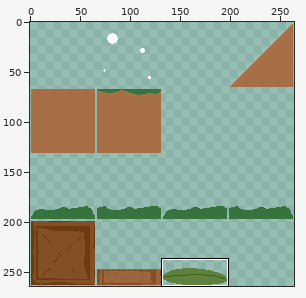
Sprite sheet, stored at img/tiles.png. Above, an overview of the earlier version with the close-up marked.
Close-up. First the earlier version:
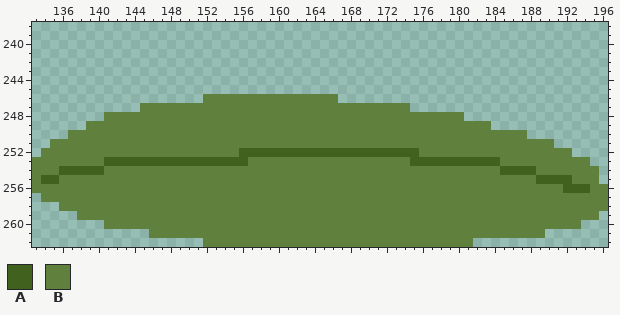
The file is 264x264 pixels. Shown: x 133..196, y 238..262.
Palette (. is transparent): A #41611f  B #60803d
Pixels before, first column x 133:
246 ...................BBBBBBBBBBBBBBB..............................
247 ............BBBBBBBBBBBBBBBBBBBBBBBBBBBBBB......................
248 ........BBBBBBBBBBBBBBBBBBBBBBBBBBBBBBBBBBBBBBBB................
249 ......BBBBBBBBBBBBBBBBBBBBBBBBBBBBBBBBBBBBBBBBBBBBB.............
250 ....BBBBBBBBBBBBBBBBBBBBBBBBBBBBBBBBBBBBBBBBBBBBBBBBBBB.........
251 ..BBBBBBBBBBBBBBBBBBBBBBBBBBBBBBBBBBBBBBBBBBBBBBBBBBBBBBBB......
252 .BBBBBBBBBBBBBBBBBBBBBBAAAAAAAAAAAAAAAAAAAABBBBBBBBBBBBBBBBB....
253 BBBBBBBBAAAAAAAAAAAAAAAABBBBBBBBBBBBBBBBBBAAAAAAAAAABBBBBBBBBB..
254 BBBAAAAABBBBBBBBBBBBBBBBBBBBBBBBBBBBBBBBBBBBBBBBBBBBAAAABBBBBBB.
255 BAABBBBBBBBBBBBBBBBBBBBBBBBBBBBBBBBBBBBBBBBBBBBBBBBBBBBBAAAABBB.
256 BBBBBBBBBBBBBBBBBBBBBBBBBBBBBBBBBBBBBBBBBBBBBBBBBBBBBBBBBBBAAABB
257 .BBBBBBBBBBBBBBBBBBBBBBBBBBBBBBBBBBBBBBBBBBBBBBBBBBBBBBBBBBBBBBB
258 ...BBBBBBBBBBBBBBBBBBBBBBBBBBBBBBBBBBBBBBBBBBBBBBBBBBBBBBBBBBBBB
259 .....BBBBBBBBBBBBBBBBBBBBBBBBBBBBBBBBBBBBBBBBBBBBBBBBBBBBBBBBBB.
260 ........BBBBBBBBBBBBBBBBBBBBBBBBBBBBBBBBBBBBBBBBBBBBBBBBBBBBB...
261 .............BBBBBBBBBBBBBBBBBBBBBBBBBBBBBBBBBBBBBBBBBBBB.......
262 ...................BBBBBBBBBBBBBBBBBBBBBBBBBBBBBB...............
New version:
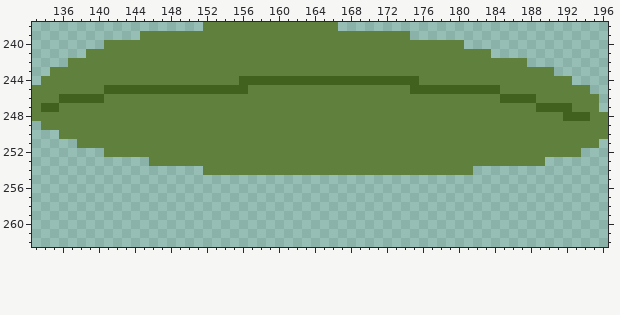
The edit:
Changed rows in their new state; - is an unchanged pixel.
first column x 133:
238 -------------------BBBBBBBBBBBBBBB------------------------------
239 ------------BBBBBBBBBBBBBBBBBBBBBBBBBBBBBB----------------------
240 --------BBBBBBBBBBBBBBBBBBBBBBBBBBBBBBBBBBBBBBBB----------------
241 ------BBBBBBBBBBBBBBBBBBBBBBBBBBBBBBBBBBBBBBBBBBBBB-------------
242 ----BBBBBBBBBBBBBBBBBBBBBBBBBBBBBBBBBBBBBBBBBBBBBBBBBBB---------
243 --BBBBBBBBBBBBBBBBBBBBBBBBBBBBBBBBBBBBBBBBBBBBBBBBBBBBBBBB------
244 -BBBBBBBBBBBBBBBBBBBBBBAAAAAAAAAAAAAAAAAAAABBBBBBBBBBBBBBBBB----
245 BBBBBBBBAAAAAAAAAAAAAAAABBBBBBBBBBBBBBBBBBAAAAAAAAAABBBBBBBBBB--
246 BBBAAAAABBBBBBBBBBB---------------BBBBBBBBBBBBBBBBBBAAAABBBBBBB-
247 BAABBBBBBBBB------------------------------BBBBBBBBBBBBBBAAAABBB-
248 BBBBBBBB----------------------------------------BBBBBBBBBBBAAABB
249 -BBBBB---------------------------------------------BBBBBBBBBBBBB
250 ---B---------------------------------------------------BBBBBBBBB
251 --...-----------------------------------------------------BBBBB-
252 -.......---------------BBBBBBBBBBBBBBBBBBBB-----------------B---
253 .............BBBBBBBBBBB------------------BBBBBBBBBB-----.....--
254 ...................------------------------------..............-
255 ...............................................................-
256 ................................................................
257 -...............................................................
258 ---.............................................................
259 -----..........................................................-
260 --------.....................................................---
261 -------------............................................-------
262 -------------------..............................---------------
Changed places in both close-ups, as pixel boxes (x1, y1, x2, y2):
changed: (32, 22, 608, 247)
